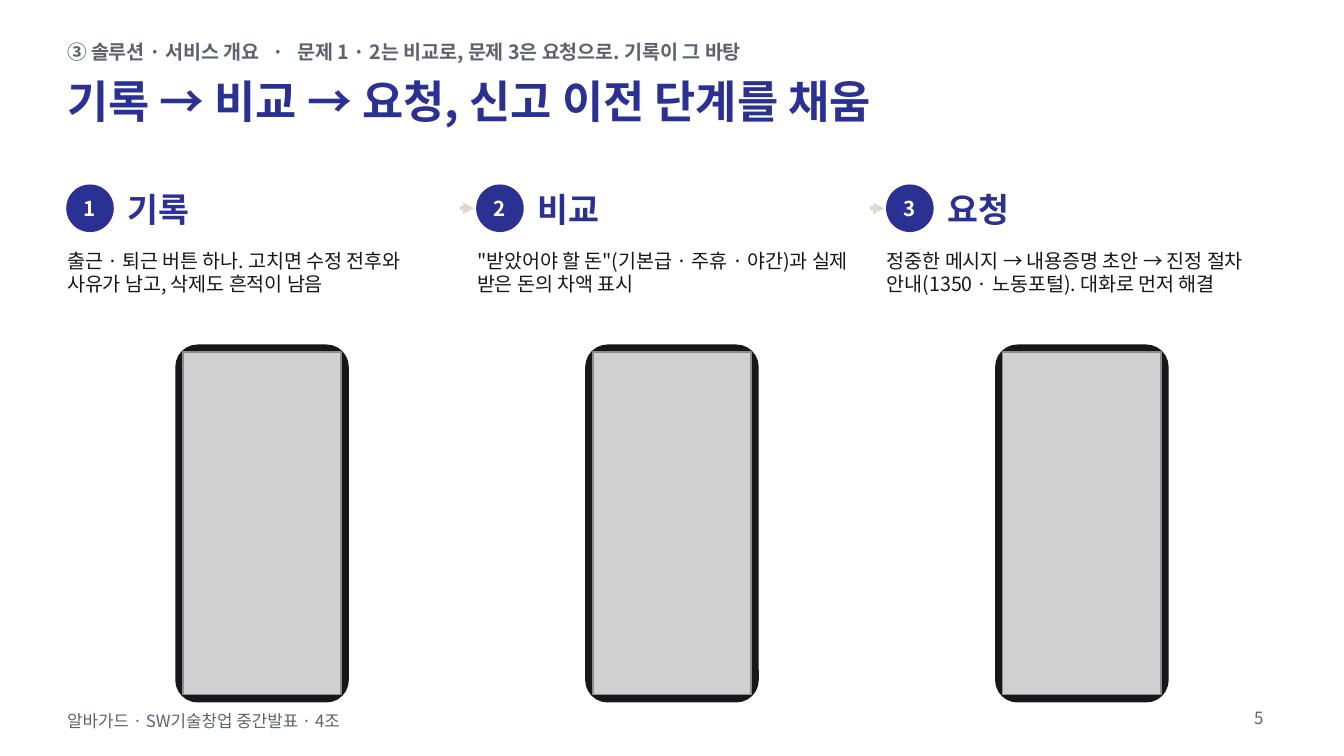
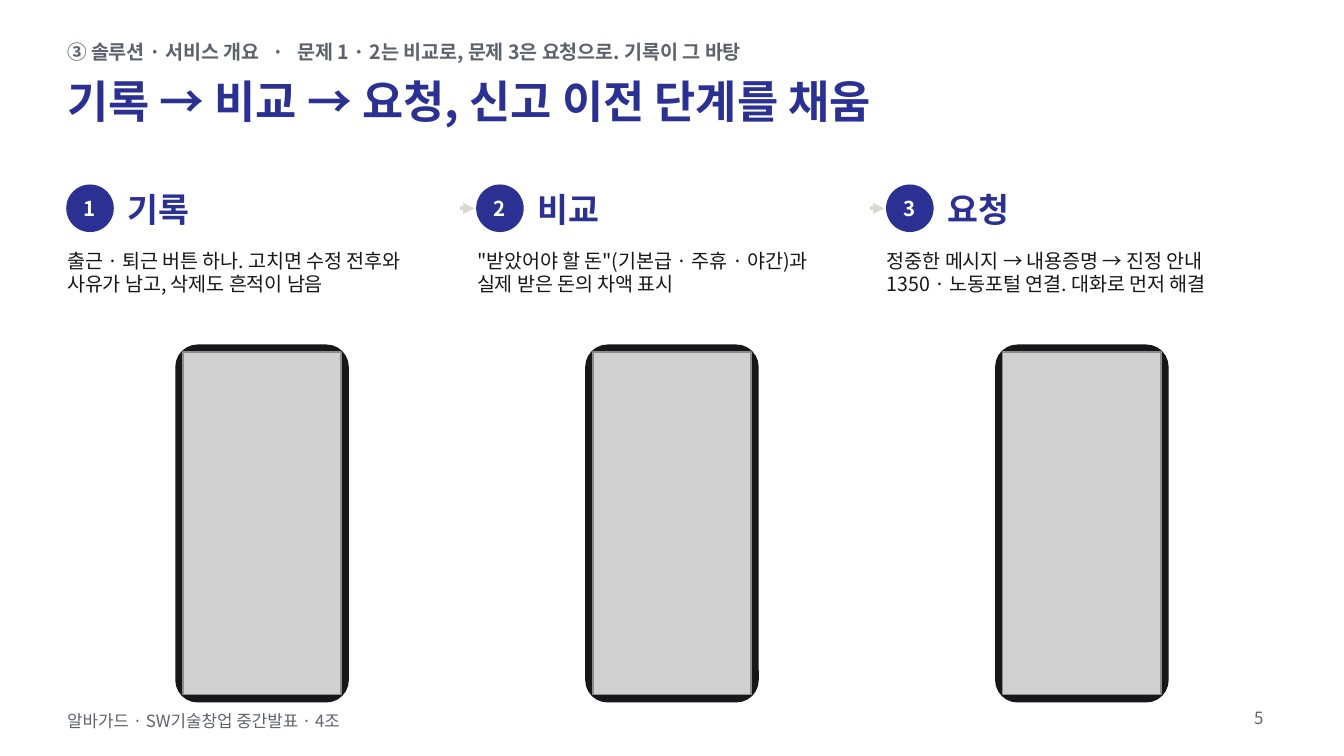
Before and after one commit to jihooni217/albaguard, a slide deck: slide 5 of docs/06_중간발표_PPT.pptx. Drawn at 1344x756 pixels with LibreOffice and Linux fonts; fonts in the diff are those of the drawing; grey boxes stand for pictures. Boxes give left, top, right and bottom in pixels: in the first picture for what was removed or moved away, otherwise in the second. Text is boxed around its words. In the diff, an @@ line names an element or a change of style, - is before the commit and + after.

```diff
--- a/docs/06_중간발표_PPT.pptx
+++ b/docs/06_중간발표_PPT.pptx
@@ text at (477,251,807,293): text changed @@
-"받았어야 할 돈"(기본급 · 주휴 · 야간)과 실제 받은 돈의 차액 표시
+"받았어야 할 돈"(기본급 · 주휴 · 야간)과
+실제 받은 돈의 차액 표시
@@ text at (887,251,1206,293): text changed @@
-정중한 메시지 → 내용증명 초안 → 진정 절차 안내(1350 · 노동포털). 대화로 먼저 해결
+정중한 메시지 → 내용증명 → 진정 안내
+1350 · 노동포털 연결. 대화로 먼저 해결
```
Also in this commit, not shown: 3 other slides changed, 1 other file.
